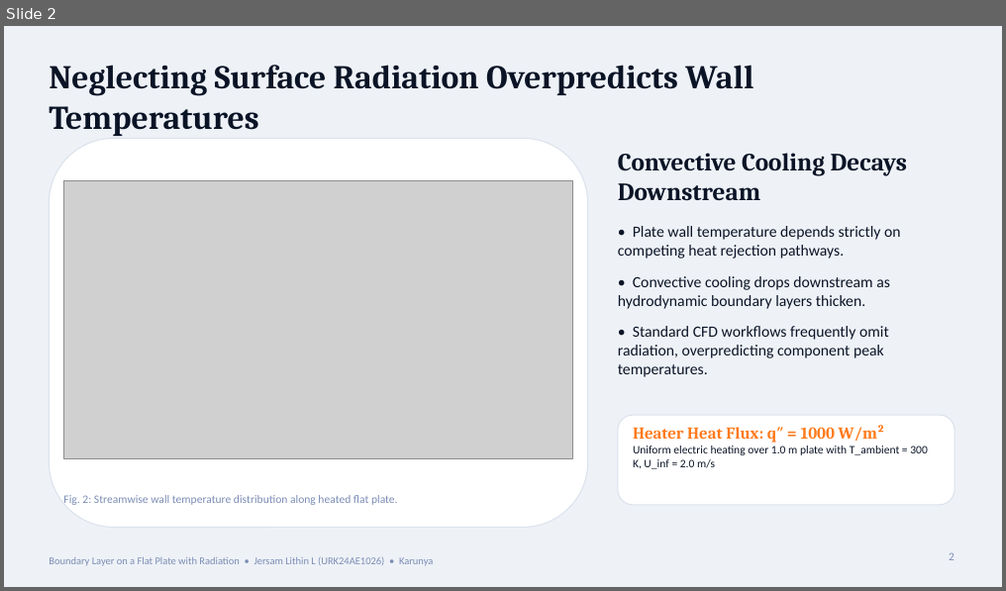
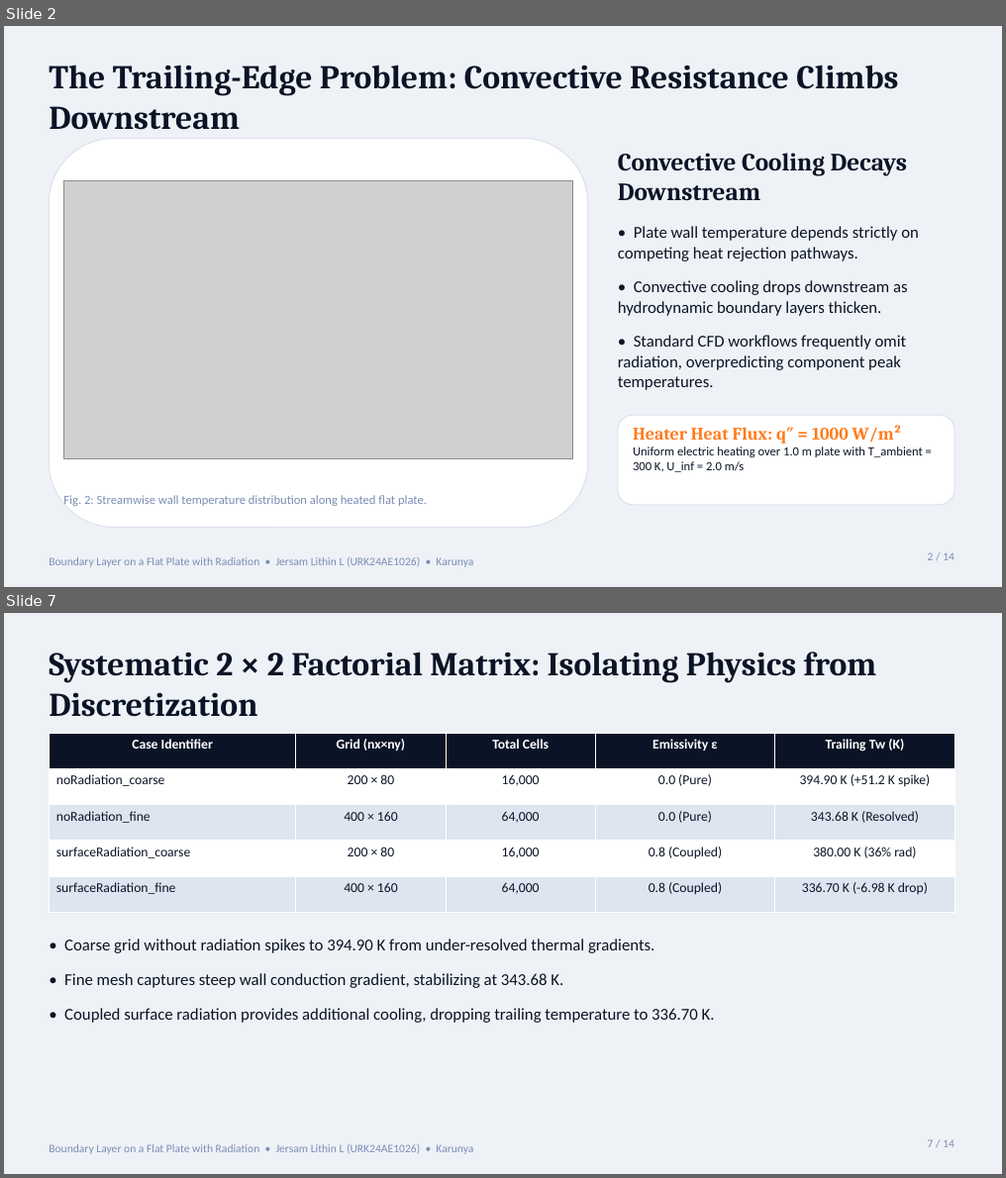
Before and after one commit to Jersam-l/flat-plate-with-radiation-cfd, a slide deck: Flat_Plate_Radiation_CFD_Pitch.pptx. Shown one above the other, each under a label of ours: slide 2 before the commit, slides 2 and 7 after it; the slides between them are not shown. The pictures are 1006x591 and 1006x1178 pixels, drawn with LibreOffice and Linux fonts; fonts in the diff are those of the drawing; grey boxes stand for pictures. Boxes give left, top, right and bottom in pixels: in the first picture for what was removed or moved away, otherwise in the second. Text is boxed around its words. In the diff, an @@ line names an element or a change of style, - is before the commit and + after.

Commit message:
feat(pitch): expanded 14-slide narrative story deck with large legible fonts for Jersam Lithin L

```diff
--- a/Flat_Plate_Radiation_CFD_Pitch.pptx
+++ b/Flat_Plate_Radiation_CFD_Pitch.pptx
@@ slide 7 added at [4, 613, 1002, 1174], background #EEF2F7; not listed: 1 template element that a slide beside it also shows @@
@@ text added at [49, 652, 877, 717], 32 pt, text #0B1426, bold @@
+Systematic 2 × 2 Factorial Matrix: Isolating Physics from Discretization
@@ table added at [49, 733, 954, 912], 5 rows, 5 columns @@
+Case Identifier | Grid (nx×ny) | Total Cells | Emissivity ε | Trailing Tw (K)
+noRadiation_coarse | 200 × 80 | 16,000 | 0.0 (Pure) | 394.90 K (+51.2 K spike)
+noRadiation_fine | 400 × 160 | 64,000 | 0.0 (Pure) | 343.68 K (Resolved)
+surfaceRadiation_coarse | 200 × 80 | 16,000 | 0.8 (Coupled) | 380.00 K (36% rad)
+surfaceRadiation_fine | 400 × 160 | 64,000 | 0.8 (Coupled) | 336.70 K (-6.98 K drop)
@@ text added at [64, 939, 715, 1023], 16 pt, text #0B1426 @@
+• Coarse grid without radiation spikes to 394.90 K from under-resolved thermal gradients.
+• Fine mesh captures steep wall conduction gradient, stabilizing at 343.68 K.
+• Coupled surface radiation provides additional cooling, dropping trailing temperature to 336.70 K.
@@ text added at [928, 1140, 954, 1148], 11 pt, text #7C8DB5 @@
+7 / 14
@@ slide 2 changed as well @@
@@ text at [49, 65, 898, 130]: text changed @@
-Neglecting Surface Radiation Overpredicts Wall Temperatures
+The Trailing-Edge Problem: Convective Resistance Climbs Downstream
@@ text at [618, 226, 919, 390]: size 15 to 16 pt in "• Plate wall temperature depends strictly on ...", "• Convective cooling drops downstream as hydrodynamic ...", "• Standard CFD workflows frequently omit radiation, ..."; more space between paragraphs @@
@@ text "Heater Heat Flux: q″ = ..." at [633, 425, 923, 472]: size 16 to 17 pt in "Heater Heat Flux: q″ = 1000 W/m²"; size 11 to 12 pt in "Uniform electric heating over 1.0 m plate ..." @@
@@ text "Fig. 2: Streamwise wall temperature ..." at [63, 495, 427, 506]: size 11 to 12 pt @@
@@ text "Boundary Layer on a Flat ..." at [49, 558, 473, 568]: size 10 to 11 pt @@
@@ text at [928, 553, 954, 561]: text changed @@
-2
+2 / 14
```
Also in this commit, not shown: 6 other slides changed, 6 other slides added, 1 slide removed, 55 other files.
